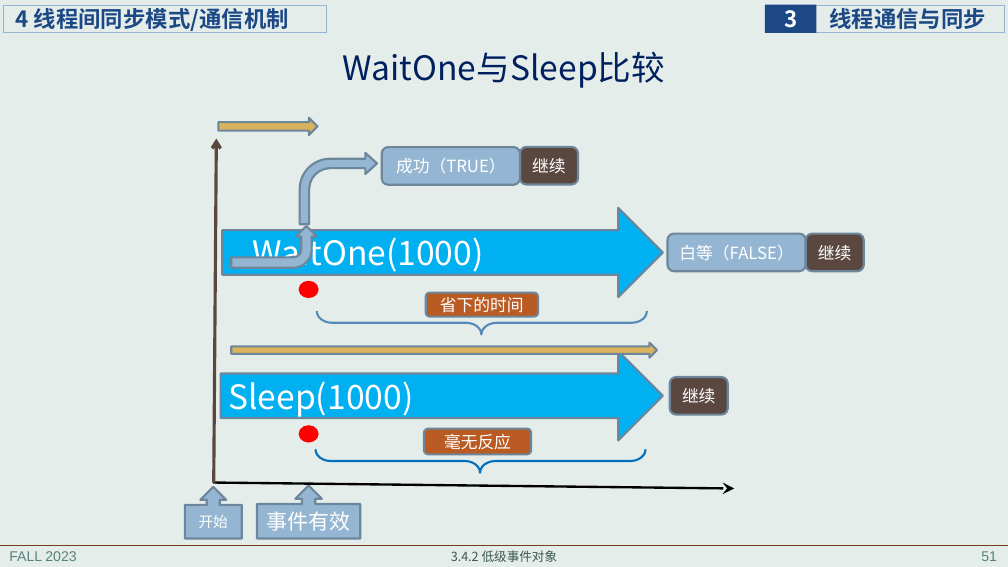
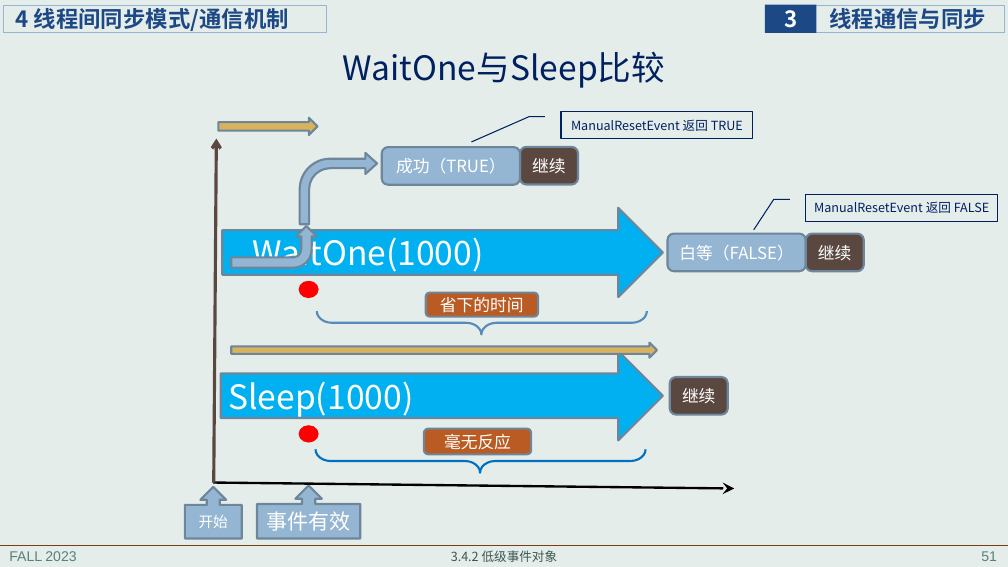
Before and after one commit to principleWindows/win-principle-2023, a slide deck: slide 51 of slides/instruction/principleWindows_3.pptx. Drawn at 1008x567 pixels with LibreOffice and Linux fonts; fonts in the diff are those of the drawing. Boxes give left, top, right and bottom in pixels: in the first picture for what was removed or moved away, otherwise in the second. Text is boxed around its words. In the diff, an @@ line names an element or a change of style, - is before the commit and + after.

```diff
--- a/slides/instruction/principleWindows_3.pptx
+++ b/slides/instruction/principleWindows_3.pptx
@@ border callout added at (x1=561, y1=112, x2=753, y2=139), outline #002060 1 pt, 12 pt, text #002060 @@
+ManualResetEvent 返回 TRUE
@@ border callout added at (x1=806, y1=194, x2=998, y2=222), outline #002060 1 pt, 12 pt, text #002060 @@
+ManualResetEvent 返回 FALSE
```
Also in this commit, not shown: 4 other slides changed, 1 other file.
